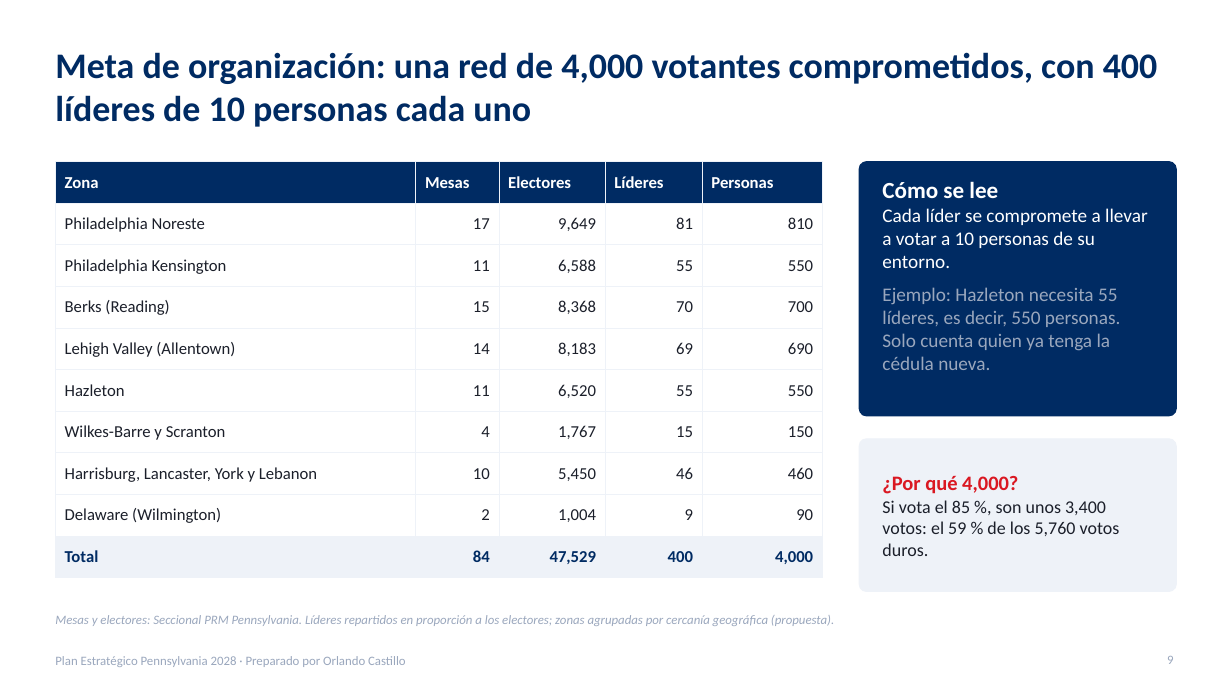
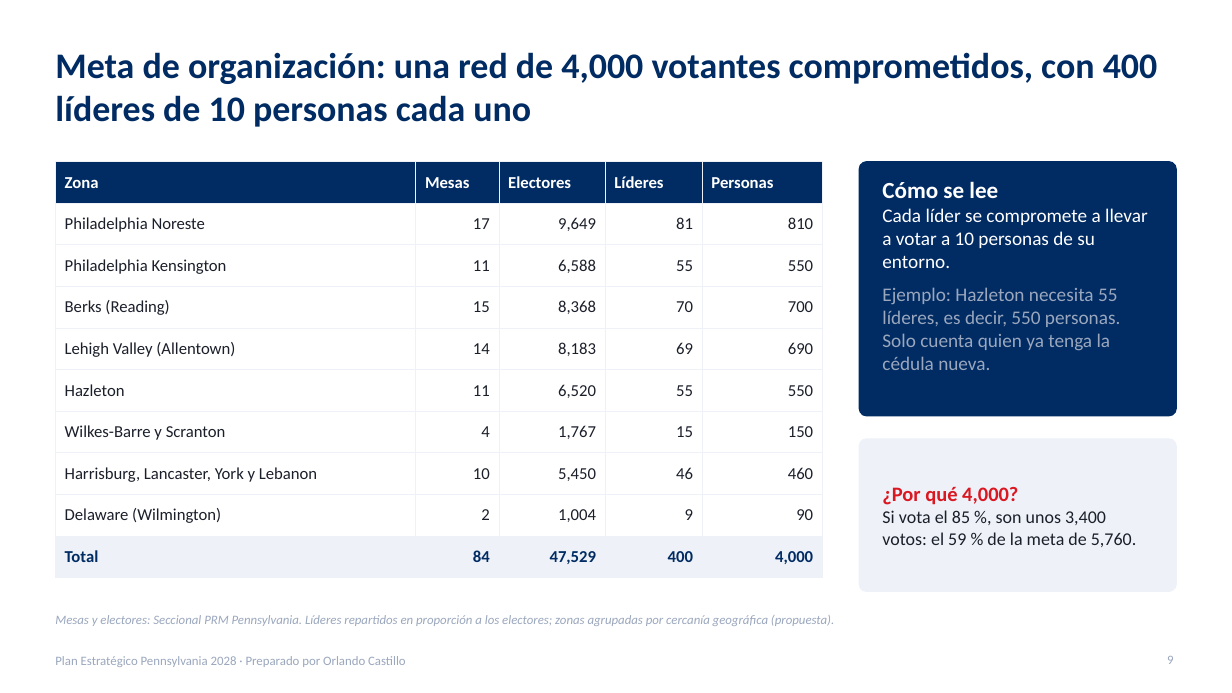
Before and after one commit to rcastillo9556/pdf-toolkit, a slide deck: slide 9 of presentaciones/Plan_Estrategico_Pennsylvania_2028.pptx. Drawn at 1232x693 pixels with LibreOffice and Linux fonts; fonts in the diff are those of the drawing. Boxes give left, top, right and bottom in pixels: in the first picture for what was removed or moved away, otherwise in the second. Text is boxed around its words. In the diff, an @@ line names an element or a change of style, - is before the commit and + after.

```diff
--- a/presentaciones/Plan_Estrategico_Pennsylvania_2028.pptx
+++ b/presentaciones/Plan_Estrategico_Pennsylvania_2028.pptx
@@ text at bbox=[882, 510, 1136, 547]: text changed @@
-Si vota el 85 %, son unos 3,400 votos: el 59 % de los 5,760 votos duros.
+Si vota el 85 %, son unos 3,400 votos: el 59 % de la meta de 5,760.
```
Also in this commit, not shown: 2 other slides changed, 2 other files.
